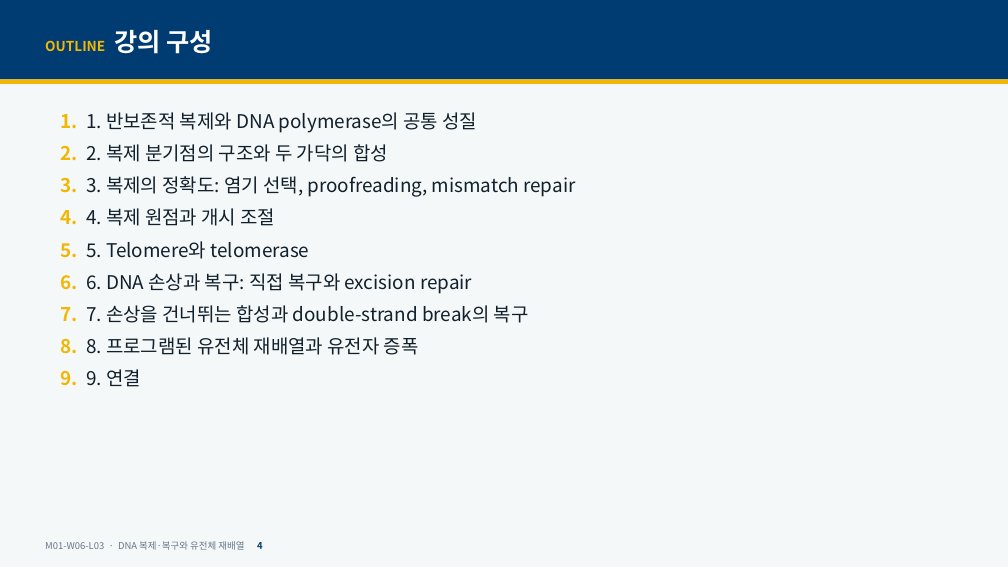
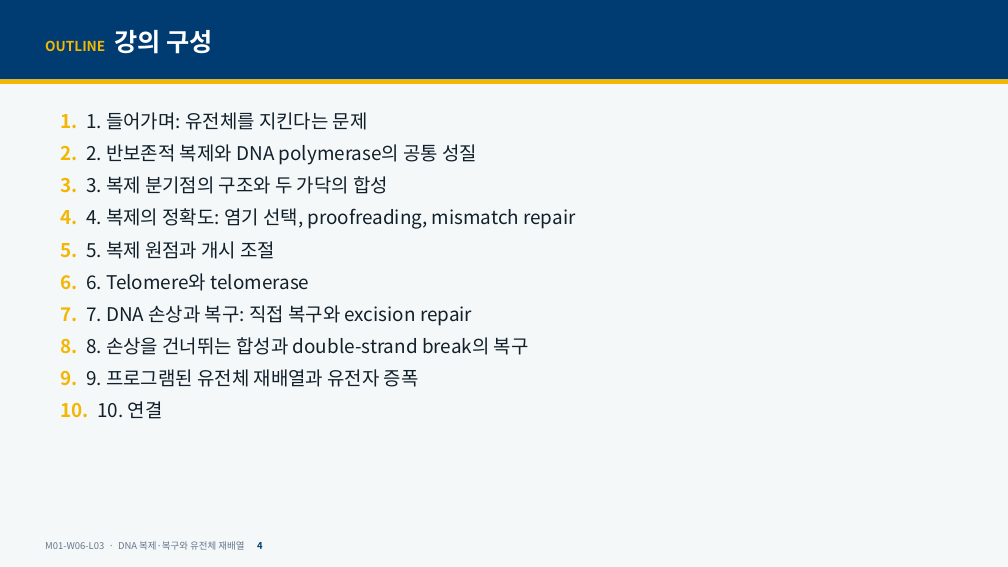
Before and after one commit to hoperiasd2/hoperiasd2.github.io, a slide deck: slide 4 of curriculum/M01/W06/L03/slides.pptx. Drawn at 1008x567 pixels with LibreOffice and Linux fonts; fonts in the diff are those of the drawing. Boxes give left, top, right and bottom in pixels: in the first picture for what was removed or moved away, otherwise in the second. Text is boxed around its words. In the diff, an @@ line names an element or a change of style, - is before the commit and + after.

```diff
--- a/curriculum/M01/W06/L03/slides.pptx
+++ b/curriculum/M01/W06/L03/slides.pptx
@@ text at [60,112,575,419]: text changed @@
-1. 1. 반보존적 복제와 DNA polymerase의 공통 성질
-2. 2. 복제 분기점의 구조와 두 가닥의 합성
-3. 3. 복제의 정확도: 염기 선택, proofreading, mismatch repair
-4. 4. 복제 원점과 개시 조절
-5. 5. Telomere와 telomerase
-6. 6. DNA 손상과 복구: 직접 복구와 excision repair
-7. 7. 손상을 건너뛰는 합성과 double-strand break의 복구
-8. 8. 프로그램된 유전체 재배열과 유전자 증폭
-9. 9. 연결
+1. 1. 들어가며: 유전체를 지킨다는 문제
+2. 2. 반보존적 복제와 DNA polymerase의 공통 성질
+3. 3. 복제 분기점의 구조와 두 가닥의 합성
+4. 4. 복제의 정확도: 염기 선택, proofreading, mismatch repair
+5. 5. 복제 원점과 개시 조절
+6. 6. Telomere와 telomerase
+7. 7. DNA 손상과 복구: 직접 복구와 excision repair
+8. 8. 손상을 건너뛰는 합성과 double-strand break의 복구
+9. 9. 프로그램된 유전체 재배열과 유전자 증폭
+10. 10. 연결
```
Also in this commit, not shown: 54 other slides changed, 1 slide added, 1 slide removed, 21 other files.
